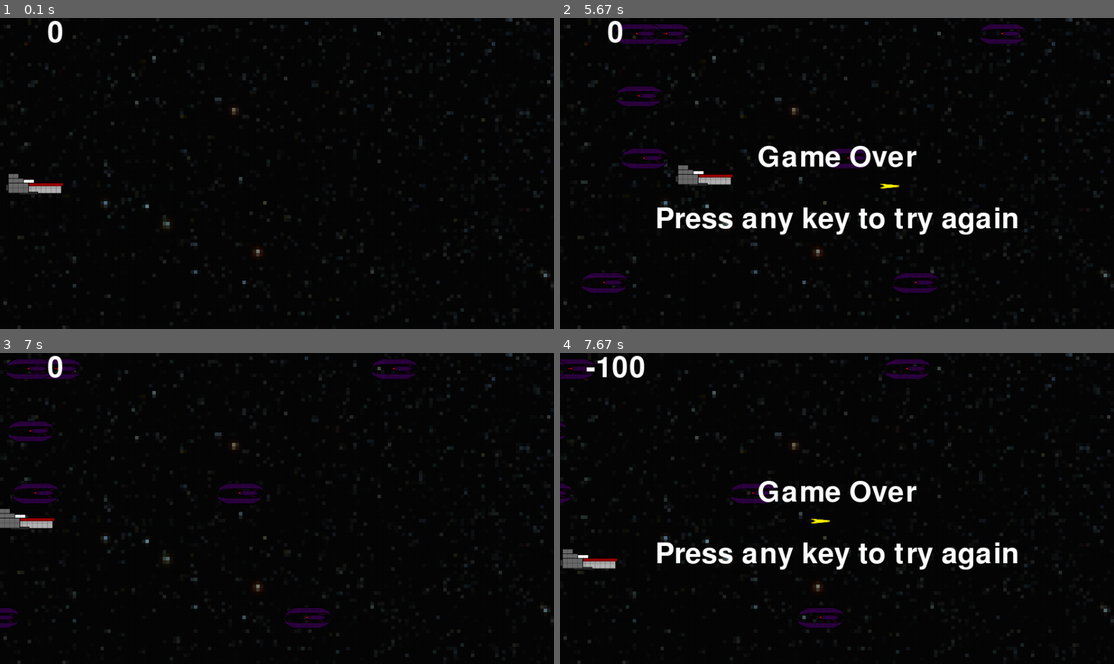
Above: before the commit, frames 1-4 (two rows, left to right).
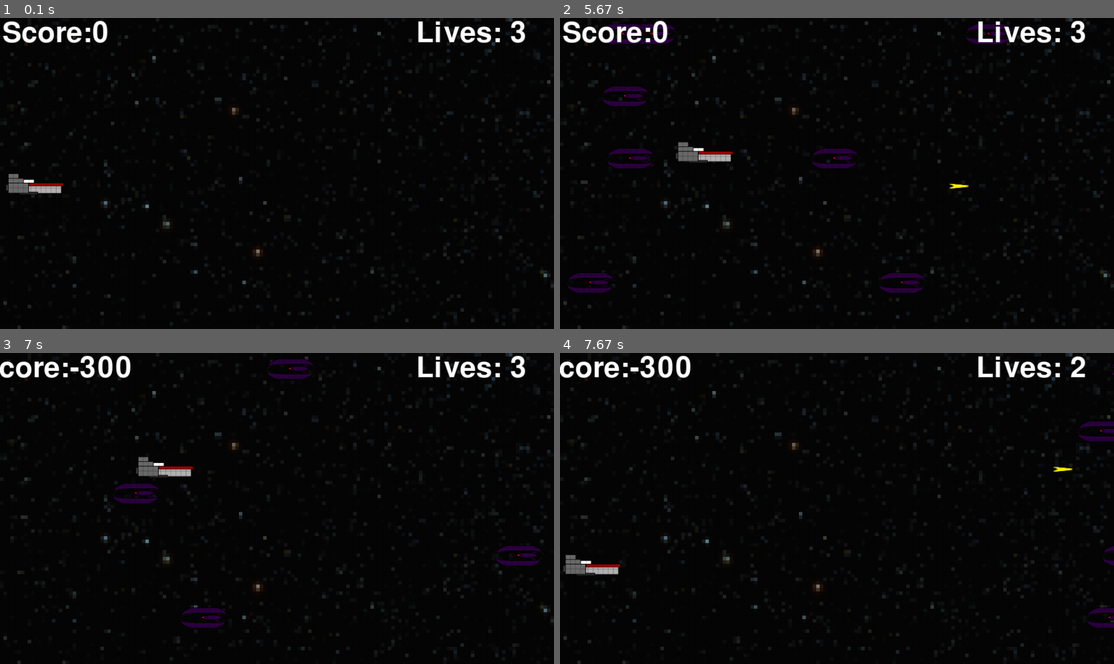
Above: after the commit, the same moments.

Repository: Demi-hero/UoN_Game_Project
Game: pygame game, started from Main.py
Two runs of this game, one before a commit and one after it. Both use one fixed random seed, a clock stepped at 60 frames per second and the inputs below.
Inputs (mouse positions are in pixels of both pictures, inside the frame that each line leads up to):
- Up to frame 1 (0.1 s): no input
- Up to frame 2 (5.67 s): hold Right 0.33-0.8 s; move the mouse to (814, 185) at 0.37 s; hold Up 0.83-1.13 s; move the mouse to (1014, 164) at 0.87 s; tap Space at 0.9, 1.23, 1.53, 1.73, 2.03, 2.3, 2.63, 2.93, 3.07, 3.47, 3.77, 4.13, 4.53, 4.83, 5.03, 5.33, 5.53 s; hold Right 1.17-1.63 s; move the mouse to (704, 176) at 1.2 s; hold Left 1.67-2.2 s; move the mouse to (665, 126) at 1.7 s; hold Down 2.23-2.53 s; move the mouse to (920, 64) at 2.27 s; hold Left 2.57-2.97 s; move the mouse to (903, 201) at 2.6 s; hold Up 3-3.37 s; move the mouse to (848, 67) at 3.03 s; hold Right 3.4-4.03 s; move the mouse to (637, 164) at 3.43 s; hold Down 4.07-4.43 s; move the mouse to (842, 204) at 4.1 s; hold Left 4.47-4.93 s; move the mouse to (820, 120) at 4.5 s; hold Right 4.97-5.43 s; move the mouse to (981, 223) at 5 s; hold Up from 5.47 s (still down); move the mouse to (748, 70) at 5.5 s
- Up to frame 3 (7 s): release Up at 5.77 s; click (470, 589) at 5.85 s; hold Right 6.13-6.6 s; move the mouse to (66, 440) at 6.17 s; tap Space at 6.2, 6.5, 6.7 s; hold Left from 6.63 s (still down); move the mouse to (476, 483) at 6.67 s
- Up to frame 4 (7.67 s): tap Space at 7, 7.27, 7.6 s; release Left at 7.17 s; hold Down 7.2-7.5 s; move the mouse to (953, 452) at 7.23 s; hold Left from 7.53 s (still down); move the mouse to (1030, 567) at 7.57 s

The runs differ from the first frame. In frame 1, 1.3% of the frame differs, in the area x 0-95%, y 0-9%; in frame 2, 6.6%, in the area x 0-95%, y 0-89%; in frame 3, 4.8%; in frame 4, 6.3%.

Commit message:
Hitboxes Fixed
Bullets no longer leave behind a black hole that eats bad guys. Maybe an upgrade / pick up?

Hitbox is now attached to the ship.

Game Over loop now makes more sense

Diff:
--- a/Main.py
+++ b/Main.py
@@ -34,7 +34,7 @@
         self.ypos_change = 0
         self.move = False
         self.score = 0
-        self.lives = 3
+        self.lives = 0
 
     # do on initialisation
     def on_init(self):
@@ -51,9 +51,10 @@
         # loads the images in to the related image_surf variable
         self._backgroud_image = Sprites.background.background
         self._image_surf = Sprites.player1.ship
-        self._player_hitbox = Sprites.player1.hitbox
         self.player_xpos = Sprites.BORDER
-        self.player_ypos = Sprites.HEIGHT//2
+        self.player_ypos = Sprites.HEIGHT // 2
+        self._player_hitbox = pyg.Rect(self.player_xpos, self.player_ypos,
+                                       Sprites.player1.ln, Sprites.player1.ht)
         return True
 
     # what to do after this event loop
@@ -68,7 +69,8 @@
         else:
             self.player_ypos += self.ypos_change
         # update hitbox with final pos
-        Sprites.player1.hitbox = pyg.Rect(self.player_xpos, self.player_ypos,
+
+        self._player_hitbox = pyg.Rect(self.player_xpos, self.player_ypos,
                                           Sprites.player1.ln, Sprites.player1.ht)
 
         # bullet changes
@@ -81,6 +83,7 @@
             if not bullet.alive:
                 bullet.x = 0
                 bullet.y = 0
+                bullet.hitbox = pyg.Rect(bullet.x, bullet.y, bullet.ln, bullet.ht)
 
         # swarm updates
         for alien in Sprites.swarm:
@@ -91,16 +94,15 @@
                 if alien.hitbox.colliderect(bullet.hitbox):
                     alien.alive = False
                     bullet.alive = False
-                    self.score += 100
+                    self.score += 10
             if alien.hitbox.colliderect(self._player_hitbox):
-                self.lives -= 1
                 self.on_crash()
             if alien.alive:
                 alien.x += alien.vx
                 alien.hitbox = pyg.Rect(alien.x, alien.y, alien.ln, alien.ht)
             if alien.x < (0 - alien.ln):
                 alien.alive = False
-                self.score -= 100
+                self.score -= 50
             if not alien.alive:
                 alien.x = Sprites.WIDTH + 10
                 alien.y = 0
@@ -121,7 +123,8 @@
         for alien in Sprites.swarm:
             if alien.alive:
                 self._display_surf.blit(alien.ship, (alien.x, alien.y))
-        self.message_display("{}".format(self.score), 0.05, 0.1)
+        self.message_display("Score:{}".format(self.score), 0.05, 0.1)
+        self.message_display("Lives: {}".format(self.lives), 0.05, .85)
         self.clock.tick(60)
         pyg.display.flip()
 
@@ -132,6 +135,7 @@
     # what to do when exicuting the file.
     def on_execute(self):
         self.lives = 3
+        self.score = 0
         if not self.on_init():
             self._running = False
 
--- a/event_handler.py
+++ b/event_handler.py
@@ -21,7 +21,6 @@
     def on_key_down(self, event):
         if event.key == pyg.K_LEFT:
             self.xpos_change = -5
-
         elif event.key == pyg.K_RIGHT:
             self.xpos_change = 5
         elif event.key == pyg.K_DOWN:
@@ -69,7 +68,9 @@
         pass
 
     def on_crash(self):
+        self.lives -= 1
         if self.lives == 0:
+            # play sad game over music
             self.message_display("Game Over")
             self.message_display("Press any key to try again", .65)
             pyg.display.update()
@@ -79,10 +80,21 @@
                     if event.type == pyg.KEYDOWN:
                         self.xpos_change = 0
                         self.ypos_change = 0
+                        for aliens in Sprites.swarm:
+                            aliens.alive = False
+                        for bullet in Sprites.clip:
+                            bullet.alive = False
                         self.on_execute()
                         break
         else:
-            pass
+            # bad explosion noise / Oh god no
+            self.player_xpos = Sprites.BORDER
+            self.player_ypos = Sprites.HEIGHT // 2
+            for aliens in Sprites.swarm:
+                aliens.alive = False
+            self._player_hitbox = pyg.Rect(self.player_xpos, self.player_ypos,
+                                           Sprites.player1.ln, Sprites.player1.ht)
+
     def text_objects(self, text, font):
         textsurface = font.render(text, True, self.white)
         return textsurface, textsurface.get_rect()
@@ -99,7 +111,7 @@
     def on_user(self,event):
         pass
     def on_event(self, event):
-        # means I only ever need to use the on_event function.
+        # means you only ever need to use the on_event function.
         # runs all the event types as a master event
         if event.type == pyg.QUIT:
             self.on_exit()
